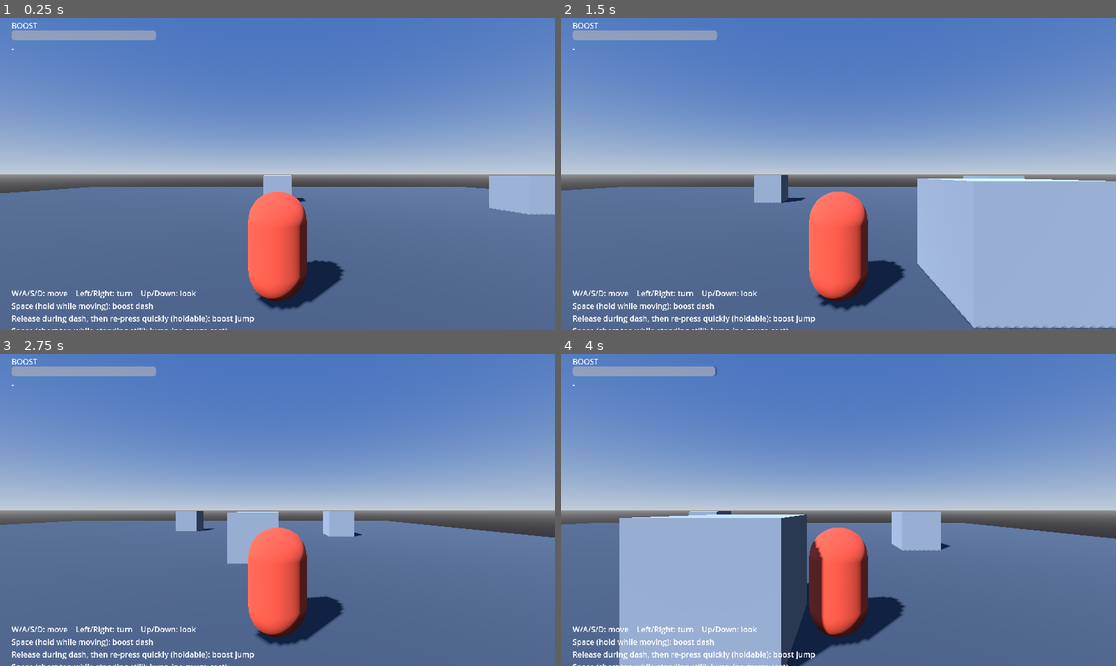
Above: before the commit, frames 1-4 (two rows, left to right).
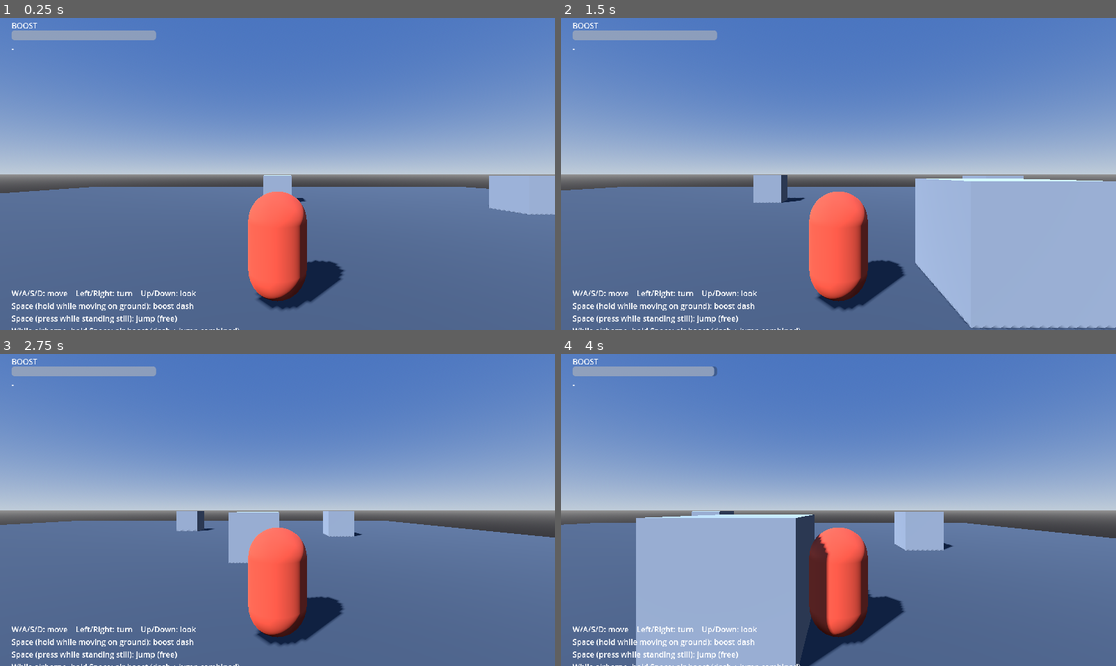
Above: after the commit, the same moments.

Repository: kozakoza1216/ac
Game: Godot game, scene res://scenes/Main.tscn
The game is run twice, just before and just after one commit, with the same random seed, the same clock (stepped at 60 frames per second) and the same inputs.
Inputs:
- Up to frame 1 (0.25 s): no input
- Up to frame 2 (1.5 s): tap Enter at 0.5 s; hold D 0.53-1.28 s; tap Space at 0.77 s; hold S from 1.28 s (still down)
- Up to frame 3 (2.75 s): tap Space at 1.52 s; release S at 2.03 s; hold D from 2.03 s (still down)
- Up to frame 4 (4 s): release D at 2.78 s; hold W 2.78-3.53 s; tap Space at 3.02, 3.77 s; hold A from 3.53 s (still down)

The runs differ from the first frame. In frame 1, 0.8% of the frame differs, in the area x 2-46%, y 91-100%; in frame 2, 1.2%; in frame 3, 0.9%; in frame 4, 4.6%, in the area x 0-100%, y 4-100%.

Commit message:
Unify air boost and make ground stops instant
- Merge boost jump and boost dash into a single air-boost state: while
  airborne (however you got there -- jumped, ran off a ledge, released
  and pressed boost again later), holding boost thrusts both upward and
  toward the current movement input at once.
- Resolve state fresh each frame from grounded-ness/input/boost instead
  of only on edge transitions, so boosting after a jump works even if
  boost was let go and pressed again rather than held continuously.
- Releasing input while walking on the ground now stops instantly;
  leftover boost-dash momentum still bleeds out gradually via the
  existing boost_regen_timer window instead of snapping to zero.

Co-Authored-By: Claude Sonnet 5 <noreply@anthropic.com>
Claude-Session: https://claude.ai/code/session_01AUEeVjV1iAVicfMFpLPHpb

Diff:
--- a/scenes/Main.tscn
+++ b/scenes/Main.tscn
@@ -171,4 +171,4 @@
 offset_top = 560.0
 offset_right = 620.0
 offset_bottom = 700.0
-text = "W/A/S/D: move    Left/Right: turn    Up/Down: look\nSpace (hold while moving): boost dash\nRelease during dash, then re-press quickly (holdable): boost jump\nSpace (short tap while standing still): jump (no gauge cost)"
+text = "W/A/S/D: move    Left/Right: turn    Up/Down: look\nSpace (hold while moving on ground): boost dash\nSpace (press while standing still): jump (free)\nWhile airborne, hold Space: air boost (dash + jump combined)\nRelease during dash, then re-press quickly: launch into an air boost"
--- a/scripts/player.gd
+++ b/scripts/player.gd
@@ -7,20 +7,22 @@
 ##   Left / Right   : turn body (yaw)
 ##   Up / Down      : look camera up / down (pitch)
 ##   Space          : the single "boost" button, overloaded as follows:
-##     - hold while moving      -> boost dash (drains gauge while held)
-##     - release during a dash, -> boost jump (also holdable; drains gauge)
-##       then press again within
-##       a short window
-##     - press while standing still -> jump fires instantly (no gauge cost);
-##       keep holding and it turns into a boost jump (drains gauge)
-
-enum State { NORMAL, BOOST_DASH, BOOST_JUMP }
+##     - hold while moving on the ground -> boost dash (drains gauge)
+##     - press while standing still      -> jump fires instantly (free,
+##       no gauge cost); keep holding boost (or press it again once
+##       airborne) to keep boosting
+##     - whenever airborne, holding boost applies both vertical thrust
+##       and horizontal thrust toward your movement input at the same
+##       time -- boost dash and boost jump combined into one air boost
+##     - release boost mid ground-dash, then press it again within a
+##       short window, to launch off the ground into an air boost
+
+enum State { NORMAL, BOOST_DASH, AIR_BOOST }
 
 const GRAVITY := 20.0
 
 const WALK_ACCEL := 18.0
 const WALK_MAX_SPEED := 7.0
-const WALK_DAMPING := 10.0
 const AIR_DAMPING := 1.5
 
 const BOOST_ACCEL := 40.0
@@ -29,12 +31,12 @@
 
 const JUMP_VELOCITY := 8.5
 
-const BOOST_JUMP_ACCEL := 26.0
-const BOOST_JUMP_MAX_SPEED := 15.0
+const AIR_BOOST_VERTICAL_ACCEL := 26.0
+const AIR_BOOST_VERTICAL_MAX_SPEED := 15.0
 
 const BOOST_GAUGE_MAX := 100.0
 const BOOST_DASH_DRAIN := 28.0
-const BOOST_JUMP_DRAIN := 36.0
+const AIR_BOOST_DRAIN := 36.0
 const BOOST_REGEN := 22.0
 const BOOST_REGEN_DELAY := 0.4
 
@@ -76,65 +78,75 @@
 	var boost_just_pressed := boost_held and not _boost_prev_held
 	var boost_just_released := (not boost_held) and _boost_prev_held
 
-	# Re-boost window: pressing boost again shortly after releasing it during
-	# a dash triggers a boost jump instead of re-entering the dash. This is
-	# checked before the state machine below so it takes priority over a
-	# fresh dash starting on the same frame.
+	var was_on_floor := is_on_floor()
+	var h_velocity := Vector3(velocity.x, 0.0, velocity.z)
+
+	# Free jump: a press while standing still on the ground always fires
+	# immediately, no gauge cost. Whatever happens with boost afterward
+	# (held through, or released and pressed again once airborne) is
+	# handled uniformly by the airborne air-boost rule below.
+	if was_on_floor and not has_move_input and boost_just_pressed:
+		velocity.y = JUMP_VELOCITY
+
+	# Re-boost window: release boost mid ground-dash, then press it again
+	# quickly to launch off the ground into an air boost.
 	if awaiting_reboost:
 		if boost_just_pressed:
 			awaiting_reboost = false
-			if _t <= reboost_deadline and boost_gauge > 0.0:
-				state = State.BOOST_JUMP
+			if _t <= reboost_deadline and boost_gauge > 0.0 and was_on_floor:
+				velocity.y = JUMP_VELOCITY
 		elif _t > reboost_deadline:
 			awaiting_reboost = false
 
-	var was_on_floor := is_on_floor()
-	var h_velocity := Vector3(velocity.x, 0.0, velocity.z)
+	# Resolve this frame's state fresh from grounded-ness, input and the
+	# boost button -- boosting works the same regardless of how you ended
+	# up airborne (jumped, dashed off a ledge, fell, pressed boost again
+	# after already letting go of it once).
+	if was_on_floor:
+		if has_move_input and boost_held and boost_gauge > 0.0:
+			state = State.BOOST_DASH
+		else:
+			if state == State.BOOST_DASH and boost_just_released:
+				awaiting_reboost = true
+				reboost_deadline = _t + REBOOST_WINDOW
+			state = State.NORMAL
+	else:
+		if boost_held and boost_gauge > 0.0:
+			state = State.AIR_BOOST
+		else:
+			state = State.NORMAL
 
 	match state:
 		State.NORMAL:
-			if has_move_input:
-				h_velocity = h_velocity.move_toward(move_dir * WALK_MAX_SPEED, WALK_ACCEL * delta)
+			if was_on_floor:
+				if has_move_input:
+					h_velocity = h_velocity.move_toward(move_dir * WALK_MAX_SPEED, WALK_ACCEL * delta)
+				elif boost_regen_timer > 0.0:
+					# Still bleeding off momentum from a boost dash that
+					# just ended on the ground -- an ordinary walking stop
+					# (below) is instant, but boost momentum eases out.
+					h_velocity = h_velocity.move_toward(Vector3.ZERO, BOOST_DAMPING_AFTER_RELEASE * delta)
+				else:
+					h_velocity = Vector3.ZERO
 			else:
-				h_velocity = h_velocity.move_toward(Vector3.ZERO, WALK_DAMPING * delta)
-
-			if boost_held and has_move_input and boost_gauge > 0.0:
-				state = State.BOOST_DASH
-			elif boost_just_pressed and not has_move_input and was_on_floor:
-				# Jump fires the instant the button is pressed, no waiting to
-				# see how long it's held. If boost is still held on later
-				# frames, the BOOST_JUMP branch below keeps it going as a
-				# boost jump; a quick tap just leaves this one free impulse.
-				velocity.y = JUMP_VELOCITY
-				state = State.BOOST_JUMP
+				if has_move_input:
+					h_velocity = h_velocity.move_toward(move_dir * WALK_MAX_SPEED, WALK_ACCEL * 0.5 * delta)
+				else:
+					h_velocity = h_velocity.move_toward(Vector3.ZERO, AIR_DAMPING * delta)
 
 		State.BOOST_DASH:
-			if boost_held and has_move_input and boost_gauge > 0.0:
-				h_velocity = h_velocity.move_toward(move_dir * BOOST_MAX_SPEED, BOOST_ACCEL * delta)
-				boost_gauge = maxf(0.0, boost_gauge - BOOST_DASH_DRAIN * delta)
-				boost_regen_timer = BOOST_REGEN_DELAY
-			else:
-				if boost_just_released:
-					awaiting_reboost = true
-					reboost_deadline = _t + REBOOST_WINDOW
-				# Boost released (or gauge ran out, or player stopped giving
-				# direction): keep sliding on the momentum built up, only
-				# bleeding off slowly, then hand back to normal movement.
-				h_velocity = h_velocity.move_toward(Vector3.ZERO, BOOST_DAMPING_AFTER_RELEASE * delta)
-				state = State.NORMAL
-
-		State.BOOST_JUMP:
-			if boost_held and boost_gauge > 0.0:
-				velocity.y = minf(velocity.y + BOOST_JUMP_ACCEL * delta, BOOST_JUMP_MAX_SPEED)
-				boost_gauge = maxf(0.0, boost_gauge - BOOST_JUMP_DRAIN * delta)
-				boost_regen_timer = BOOST_REGEN_DELAY
-			else:
-				state = State.NORMAL
-
-			if has_move_input:
-				h_velocity = h_velocity.move_toward(move_dir * WALK_MAX_SPEED, WALK_ACCEL * 0.5 * delta)
-			else:
-				h_velocity = h_velocity.move_toward(Vector3.ZERO, AIR_DAMPING * delta)
+			h_velocity = h_velocity.move_toward(move_dir * BOOST_MAX_SPEED, BOOST_ACCEL * delta)
+			boost_gauge = maxf(0.0, boost_gauge - BOOST_DASH_DRAIN * delta)
+			boost_regen_timer = BOOST_REGEN_DELAY
+
+		State.AIR_BOOST:
+			# Boost dash and boost jump combined: always thrust upward,
+			# and also thrust toward the movement input if there is any.
+			velocity.y = minf(velocity.y + AIR_BOOST_VERTICAL_ACCEL * delta, AIR_BOOST_VERTICAL_MAX_SPEED)
+			var h_target := move_dir * BOOST_MAX_SPEED if has_move_input else Vector3.ZERO
+			h_velocity = h_velocity.move_toward(h_target, BOOST_ACCEL * delta)
+			boost_gauge = maxf(0.0, boost_gauge - AIR_BOOST_DRAIN * delta)
+			boost_regen_timer = BOOST_REGEN_DELAY
 
 	velocity.x = h_velocity.x
 	velocity.z = h_velocity.z
@@ -148,7 +160,7 @@
 
 	if is_on_floor() and not was_on_floor and state == State.NORMAL:
 		# Not boosting: momentum is arrested the instant the legs touch
-		# down, instead of bleeding off gradually like WALK_DAMPING would.
+		# down, instead of bleeding off gradually.
 		velocity.x = 0.0
 		velocity.z = 0.0
 
@@ -197,5 +209,5 @@
 				state_label.text = "-"
 			State.BOOST_DASH:
 				state_label.text = "BOOST DASH"
-			State.BOOST_JUMP:
-				state_label.text = "BOOST JUMP"
+			State.AIR_BOOST:
+				state_label.text = "AIR BOOST"
Not shown, changed: README.md
